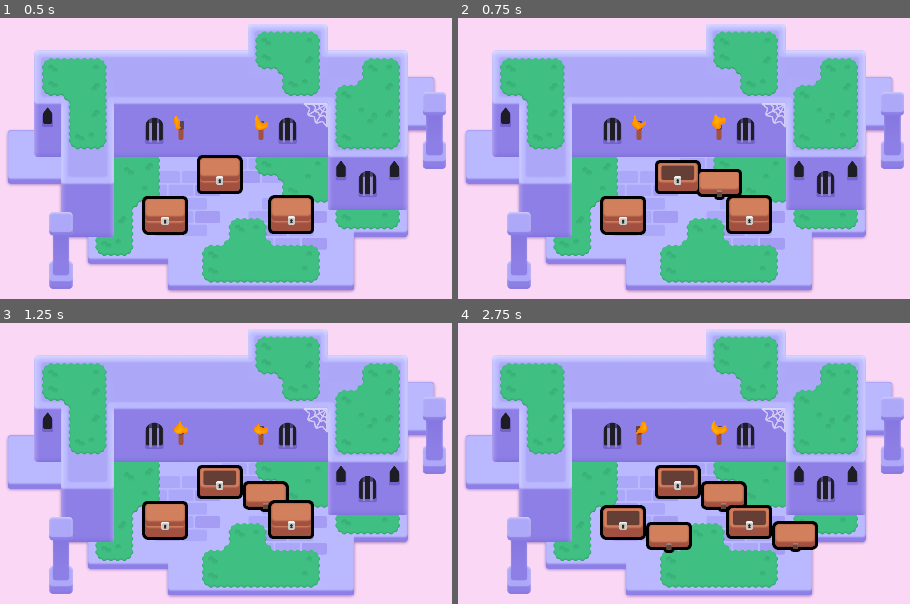
Above: before the commit, frames 1-4 (two rows, left to right).
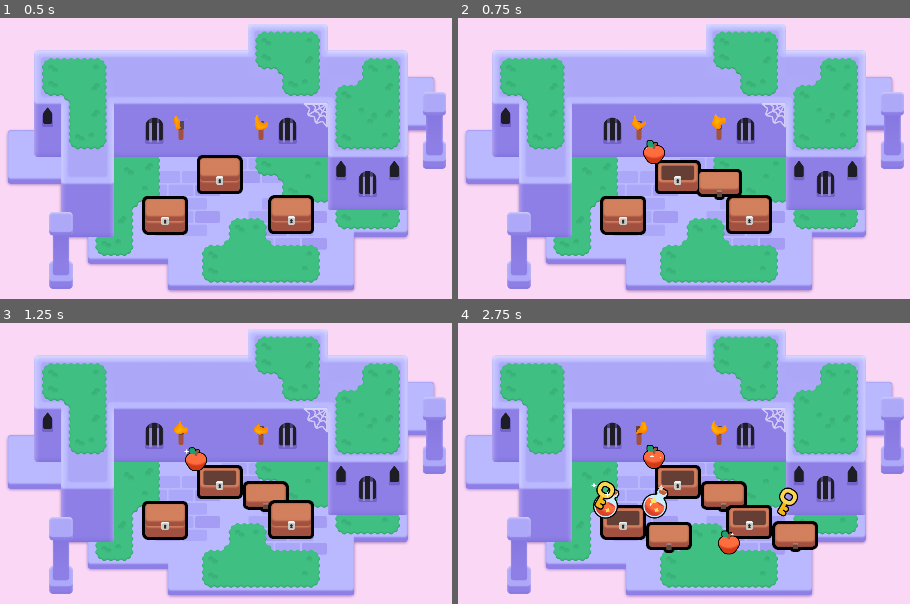
Above: after the commit, the same moments.

Repository: mel0327/2d-GameDev-course
Game: Godot game, scene res://lessons/mini_dungeon.tscn
The game is run twice, just before and just after one commit, with the same random seed, the same clock (stepped at 60 frames per second) and the same inputs.
Inputs (mouse positions are in pixels of both pictures, inside the frame that each line leads up to):
- Up to frame 1 (0.5 s): no input
- Up to frame 2 (0.75 s): tap Enter at 0.5 s; move the mouse to (679, 175) at 0.52 s; press the mouse at (679, 175) at 0.53 s; hold D (move_right) from 0.53 s (still down)
- Up to frame 3 (1.25 s): keep holding D (move_right); tap Space at 0.77 s
- Up to frame 4 (2.75 s): move the mouse to (625, 519) at 1.27 s; release D (move_right) at 1.28 s; release the mouse at (625, 519) at 1.28 s; hold S (move_down) 1.28-2.03 s; right-click (625, 519) at 1.35 s; click (625, 519) at 1.42 s; tap Space at 1.52 s; move the mouse to (747, 519) at 2.02 s; hold D (move_right) from 2.03 s (still down); tap Z at 2.1 s; click (747, 519) at 2.17 s

Frame 1 is identical in both runs. In frame 2, 0.3% of the frame differs, in the area x 40-46%, y 43-52%; in frame 3, 0.3%; in frame 4, 2.0%, in the area x 29-76%, y 43-83%.

Commit message:
M6 L6 P1

Diff:
--- a/M06.looting_workbook/lessons/chest/chest.gd
+++ b/M06.looting_workbook/lessons/chest/chest.gd
@@ -1,4 +1,6 @@
 extends Area2D
+
+@export var possible_items: Array[PackedScene] = []
 
 @onready var canvas_group: CanvasGroup= $CanvasGroup
 @onready var animation_player = $AnimationPlayer
@@ -33,3 +35,18 @@
 	animation_player.play("open")
 
 	input_pickable = false
+
+	if possible_items.is_empty():
+		return
+
+	for current_index in range(randi_range(1, 3)):
+		_spawn_random_item()
+
+func _spawn_random_item() -> void:
+	var loot_item: Area2D = possible_items.pick_random().instantiate()
+	add_child(loot_item)
+
+	var random_angle := randf_range(0.0, 2.0 * PI)
+	var random_direction := Vector2(1.0, 0.0).rotated(random_angle)
+	var random_distance := randf_range(60.0, 120.0)
+	loot_item.position = random_direction * random_distance
--- a/M06.looting_workbook/lessons/chest/chest.tscn
+++ b/M06.looting_workbook/lessons/chest/chest.tscn
@@ -1,10 +1,13 @@
-[gd_scene load_steps=11 format=3 uid="uid://stvkjhwvfcjg"]
+[gd_scene load_steps=14 format=3 uid="uid://stvkjhwvfcjg"]
 
 [ext_resource type="Shader" path="res://lessons/chest/group_outline.gdshader" id="1_ie77a"]
 [ext_resource type="Script" path="res://lessons/chest/chest.gd" id="1_wtti3"]
 [ext_resource type="Texture2D" uid="uid://c3hwsm5ugp8qw" path="res://lessons/chest/bottom.png" id="2_6ccvi"]
+[ext_resource type="PackedScene" uid="uid://0i1g0cunmseb" path="res://lessons/items/apple.tscn" id="2_shque"]
 [ext_resource type="Texture2D" uid="uid://bnem1cahhoxdk" path="res://lessons/chest/top.png" id="3_glb55"]
+[ext_resource type="PackedScene" uid="uid://ctqyr0ufyoktk" path="res://lessons/items/key.tscn" id="3_jwj2a"]
 [ext_resource type="Texture2D" uid="uid://bu2jin246nel5" path="res://lessons/chest/lock.png" id="4_hootk"]
+[ext_resource type="PackedScene" uid="uid://hdxqgspfcaur" path="res://lessons/items/potion.tscn" id="4_ya7bp"]
 
 [sub_resource type="RectangleShape2D" id="RectangleShape2D_hwpd7"]
 size = Vector2(98, 81)
@@ -54,9 +57,9 @@
 
 [node name="Chest" type="Area2D"]
 script = ExtResource("1_wtti3")
+possible_items = Array[PackedScene]([ExtResource("2_shque"), ExtResource("3_jwj2a"), ExtResource("4_ya7bp")])
 
 [node name="CollisionShape2D" type="CollisionShape2D" parent="."]
-visible = false
 position = Vector2(0, -6.5)
 shape = SubResource("RectangleShape2D_hwpd7")
 
--- a/M06.looting_workbook/practices/L6.P1.the_pinata/balloon_pinata.gd
+++ b/M06.looting_workbook/practices/L6.P1.the_pinata/balloon_pinata.gd
@@ -18,15 +18,16 @@
 
 
 func spawn_candy() -> void:
-	# You have to loop 3 times over the next lines of code!
-	for current_index in range(0):
-		# Complete the variables to calculate a random position in a circle using polar coordinates.
-		var radius := 0.0
-		var angle := 0.0
 
-		var random_direction := Vector2()
-		var random_position := Vector2()
+	for current_index in range(3):
 
-		# Instantiate and add the candy as a child of the piñata.
+		var radius := randf_range(0.0, 100.0)
+		var angle := randf_range(0.0, 2.0 * PI)
+
+		var random_direction := Vector2(1.0, 0.0).rotated(angle)
+		var random_position := (radius * random_direction)
+
 		const CANDY_PACKED_SCENE := preload("candy/candy.tscn")
-		var candy: Node2D = null
+		var candy: Node2D = CANDY_PACKED_SCENE.instantiate()
+		add_child(candy)
+		candy.position = random_position
--- a/M06.looting_workbook/practices/L6.P1.the_pinata/balloon_pinata.tscn
+++ b/M06.looting_workbook/practices/L6.P1.the_pinata/balloon_pinata.tscn
@@ -1,9 +1,9 @@
-[gd_scene load_steps=6 format=3]
+[gd_scene load_steps=6 format=3 uid="uid://crkx7quwcx7xw"]
 
-[ext_resource type="Script" path="res://practices/L6.P1.the_pinata/balloon_pinata.gd" id="1_w1uds"]
-[ext_resource type="Material" path="res://practices/L6.P1.the_pinata/material.tres" id="2_h718a"]
-[ext_resource type="Texture2D" path="res://practices/L6.P1.the_pinata/balloon_tail.png" id="3_8kwgq"]
-[ext_resource type="Texture2D" path="res://practices/L6.P1.the_pinata/balloon_top.png" id="4_5cass"]
+[ext_resource type="Script" path="res://practices/L6.P1.the_pinata/balloon_pinata.gd" id="1_2nkoj"]
+[ext_resource type="Material" uid="uid://dwoekm186ke5c" path="res://practices/L6.P1.the_pinata/material.tres" id="2_h718a"]
+[ext_resource type="Texture2D" uid="uid://ypt6hxuqpeen" path="res://practices/L6.P1.the_pinata/balloon_tail.png" id="3_8kwgq"]
+[ext_resource type="Texture2D" uid="uid://c5wl76sq80jjm" path="res://practices/L6.P1.the_pinata/balloon_top.png" id="4_5cass"]
 
 [sub_resource type="CapsuleShape2D" id="CapsuleShape2D_xb8xq"]
 radius = 47.0
--- a/M06.looting_workbook/practices/L6.P1.the_pinata/candy/candy.tscn
+++ b/M06.looting_workbook/practices/L6.P1.the_pinata/candy/candy.tscn
@@ -1,10 +1,10 @@
-[gd_scene load_steps=3 format=3]
+[gd_scene load_steps=3 format=3 uid="uid://bxdfyy6712lr4"]
 
-[ext_resource type="Script" path="res://practices/L6.P1.the_pinata/candy/candy.gd" id="1_mis5w"]
-[ext_resource type="Texture2D" path="res://practices/L6.P1.the_pinata/candy/candy.png" id="2_2fb1e"]
+[ext_resource type="Script" path="res://practices/L6.P1.the_pinata/candy/candy.gd" id="1_4ckku"]
+[ext_resource type="Texture2D" uid="uid://dnf1lp40ouk7k" path="res://practices/L6.P1.the_pinata/candy/candy.png" id="2_2fb1e"]
 
 [node name="Candy" type="Node2D"]
-script = ExtResource("1_mis5w")
+script = ExtResource("1_4ckku")
 
 [node name="Sprite2D" type="Sprite2D" parent="."]
 position = Vector2(0, -8)
--- a/M06.looting_workbook/practices/L6.P1.the_pinata/the_pinata.tscn
+++ b/M06.looting_workbook/practices/L6.P1.the_pinata/the_pinata.tscn
@@ -1,16 +1,13 @@
-[gd_scene load_steps=3 format=3]
+[gd_scene load_steps=3 format=3 uid="uid://bg63ddg1ubcjj"]
 
-[ext_resource type="PackedScene" path="res://practices/L6.P1.the_pinata/balloon_pinata.tscn" id="1_33y8y"]
-[ext_resource type="Script" path="res://practices/L6.P1.the_pinata/balloon_pinata.gd" id="2_qwpvp"]
+[ext_resource type="PackedScene" uid="uid://bw7xpqdakrh5n" path="res://addons/gdquest_practice_framework/practice_solutions/L6.P1.the_pinata/balloon_pinata.tscn" id="1_xrfhj"]
+[ext_resource type="Script" path="res://practices/L6.P1.the_pinata/balloon_pinata.gd" id="2_yb7co"]
 
 [node name="ThePiñata" type="Node2D"]
 metadata/_edit_horizontal_guides_ = []
 
-[node name="BalloonPinata" type="Area2D" parent="." instance=ExtResource("1_33y8y")]
-position = Vector2(960, 540)
-collision_layer = 2
-collision_mask = 0
-script = ExtResource("2_qwpvp")
+[node name="BalloonPinata" parent="." instance=ExtResource("1_xrfhj")]
+script = ExtResource("2_yb7co")
 
 [node name="ExtraVisuals" type="Node" parent="."]
 
Not shown: 1 places in M06.looting_workbook/practices/L6.P1.the_pinata/balloon_pinata.tscn that only renumber resources
